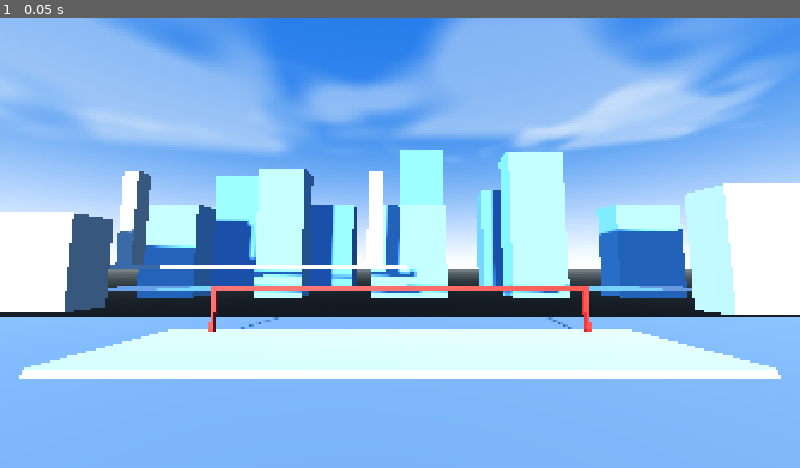
Above: before the commit, frame 1.
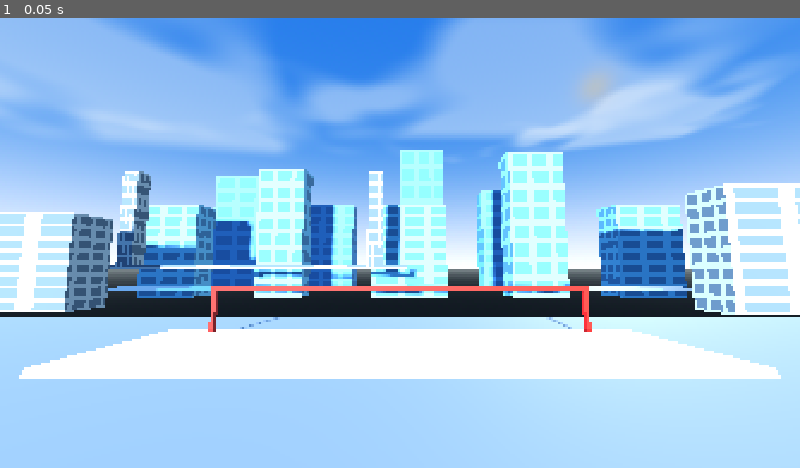
Above: after the commit, the same moment.

Repository: nnamdinwali/shadow-killer
Game: Godot game, scene res://node_3d.tscn
Two runs of this game, one before a commit and one after it. Both use one fixed random seed, a clock stepped at 60 frames per second and the inputs below.
Inputs:
- Up to frame 1 (0.05 s): no input

The runs differ from the first frame. In frame 1, 45% of the frame differs, in the area x 0-100%, y 12-100%.

Commit message:
Improve city buildings and daylight presentation

Diff:
--- a/node_3d.tscn
+++ b/node_3d.tscn
@@ -47,17 +47,26 @@
 size = Vector2(68, 28)
 orientation = 1
 
-[sub_resource type="StandardMaterial3D" id="StandardMaterial_city_far"]
-albedo_color = Color(0.28, 0.48, 0.7, 1)
-roughness = 1.0
-
-[sub_resource type="StandardMaterial3D" id="StandardMaterial_city_mid"]
-albedo_color = Color(0.36, 0.58, 0.78, 1)
-roughness = 0.92
-
-[sub_resource type="StandardMaterial3D" id="StandardMaterial_city_near"]
-albedo_color = Color(0.55, 0.62, 0.68, 1)
-roughness = 0.86
+[sub_resource type="Shader" id="Shader_city_buildings"]
+code = "shader_type spatial;\nrender_mode diffuse_burley, cull_back;\n\nuniform vec4 base_color : source_color;\nuniform vec4 window_color : source_color = vec4(0.08, 0.22, 0.34, 1.0);\nuniform float window_strength : hint_range(0.0, 1.0) = 0.42;\n\nvoid fragment() {\n    vec2 cell = vec2(UV.x * 8.0, UV.y * 16.0);\n    vec2 local = fract(cell);\n    float horizontal_gap = step(0.16, local.x) * step(local.x, 0.88);\n    float vertical_gap = step(0.18, local.y) * step(local.y, 0.84);\n    float windows = horizontal_gap * vertical_gap;\n    vec3 facade = mix(base_color.rgb, window_color.rgb, windows * window_strength);\n    ALBEDO = facade;\n    ROUGHNESS = 0.88;\n    EMISSION = window_color.rgb * windows * 0.035;\n}\n"
+
+[sub_resource type="ShaderMaterial" id="ShaderMaterial_city_far"]
+shader = SubResource("Shader_city_buildings")
+shader_parameter/base_color = Color(0.32, 0.56, 0.78, 1)
+shader_parameter/window_color = Color(0.08, 0.21, 0.34, 1)
+shader_parameter/window_strength = 0.3
+
+[sub_resource type="ShaderMaterial" id="ShaderMaterial_city_mid"]
+shader = SubResource("Shader_city_buildings")
+shader_parameter/base_color = Color(0.42, 0.68, 0.84, 1)
+shader_parameter/window_color = Color(0.06, 0.18, 0.28, 1)
+shader_parameter/window_strength = 0.44
+
+[sub_resource type="ShaderMaterial" id="ShaderMaterial_city_near"]
+shader = SubResource("Shader_city_buildings")
+shader_parameter/base_color = Color(0.62, 0.67, 0.7, 1)
+shader_parameter/window_color = Color(0.05, 0.14, 0.21, 1)
+shader_parameter/window_strength = 0.52
 
 [sub_resource type="StandardMaterial3D" id="StandardMaterial_water"]
 albedo_color = Color(0.16, 0.45, 0.62, 1)
@@ -129,25 +138,25 @@
 [node name="FarTowerA" type="MeshInstance3D" parent="CityBackdrop/FarSkyline"]
 position = Vector3(-22, 8, -34)
 scale = Vector3(8, 16, 3)
-material_override = SubResource("StandardMaterial_city_far")
+material_override = SubResource("ShaderMaterial_city_far")
 mesh = SubResource("BoxMesh_city")
 
 [node name="FarTowerB" type="MeshInstance3D" parent="CityBackdrop/FarSkyline"]
 position = Vector3(-10, 6, -34)
 scale = Vector3(7, 12, 3)
-material_override = SubResource("StandardMaterial_city_far")
+material_override = SubResource("ShaderMaterial_city_far")
 mesh = SubResource("BoxMesh_city")
 
 [node name="FarTowerC" type="MeshInstance3D" parent="CityBackdrop/FarSkyline"]
 position = Vector3(3, 10, -34)
 scale = Vector3(6, 20, 3)
-material_override = SubResource("StandardMaterial_city_far")
+material_override = SubResource("ShaderMaterial_city_far")
 mesh = SubResource("BoxMesh_city")
 
 [node name="FarTowerD" type="MeshInstance3D" parent="CityBackdrop/FarSkyline"]
 position = Vector3(16, 7, -34)
 scale = Vector3(9, 14, 3)
-material_override = SubResource("StandardMaterial_city_far")
+material_override = SubResource("ShaderMaterial_city_far")
 mesh = SubResource("BoxMesh_city")
 
 [node name="MiddleSkyline" type="Node3D" parent="CityBackdrop"]
@@ -155,49 +164,49 @@
 [node name="MidTowerA" type="MeshInstance3D" parent="CityBackdrop/MiddleSkyline"]
 position = Vector3(-25, 5, -25)
 scale = Vector3(6, 10, 3)
-material_override = SubResource("StandardMaterial_city_mid")
+material_override = SubResource("ShaderMaterial_city_mid")
 mesh = SubResource("BoxMesh_city")
 
 [node name="MidTowerB" type="MeshInstance3D" parent="CityBackdrop/MiddleSkyline"]
 position = Vector3(-13, 7, -25)
 scale = Vector3(5, 14, 3)
-material_override = SubResource("StandardMaterial_city_mid")
+material_override = SubResource("ShaderMaterial_city_mid")
 mesh = SubResource("BoxMesh_city")
 
 [node name="MidTowerC" type="MeshInstance3D" parent="CityBackdrop/MiddleSkyline"]
 position = Vector3(1, 5, -25)
 scale = Vector3(8, 10, 3)
-material_override = SubResource("StandardMaterial_city_mid")
+material_override = SubResource("ShaderMaterial_city_mid")
 mesh = SubResource("BoxMesh_city")
 
 [node name="MidTowerD" type="MeshInstance3D" parent="CityBackdrop/MiddleSkyline"]
 position = Vector3(15, 8, -25)
 scale = Vector3(6, 16, 3)
-material_override = SubResource("StandardMaterial_city_mid")
+material_override = SubResource("ShaderMaterial_city_mid")
 mesh = SubResource("BoxMesh_city")
 
 [node name="MidTowerE" type="MeshInstance3D" parent="CityBackdrop/MiddleSkyline"]
 position = Vector3(27, 5, -25)
 scale = Vector3(7, 10, 3)
-material_override = SubResource("StandardMaterial_city_mid")
+material_override = SubResource("ShaderMaterial_city_mid")
 mesh = SubResource("BoxMesh_city")
 
 [node name="BridgeDeck" type="MeshInstance3D" parent="CityBackdrop"]
 position = Vector3(-12, 3.1, -16)
 scale = Vector3(25, 0.45, 1.1)
-material_override = SubResource("StandardMaterial_city_near")
+material_override = SubResource("ShaderMaterial_city_near")
 mesh = SubResource("BoxMesh_city")
 
 [node name="BridgeTowerLeft" type="MeshInstance3D" parent="CityBackdrop"]
 position = Vector3(-22, 7, -16)
 scale = Vector3(1.2, 8, 1.2)
-material_override = SubResource("StandardMaterial_city_near")
+material_override = SubResource("ShaderMaterial_city_near")
 mesh = SubResource("BoxMesh_city")
 
 [node name="BridgeTowerRight" type="MeshInstance3D" parent="CityBackdrop"]
 position = Vector3(-2, 7, -16)
 scale = Vector3(1.2, 8, 1.2)
-material_override = SubResource("StandardMaterial_city_near")
+material_override = SubResource("ShaderMaterial_city_near")
 mesh = SubResource("BoxMesh_city")
 
 [node name="NearBuildings" type="Node3D" parent="CityBackdrop"]
@@ -205,13 +214,13 @@
 [node name="NearBlockLeft" type="MeshInstance3D" parent="CityBackdrop/NearBuildings"]
 position = Vector3(-25, 3.4, -11)
 scale = Vector3(10, 6, 2.5)
-material_override = SubResource("StandardMaterial_city_near")
+material_override = SubResource("ShaderMaterial_city_near")
 mesh = SubResource("BoxMesh_city")
 
 [node name="NearBlockRight" type="MeshInstance3D" parent="CityBackdrop/NearBuildings"]
 position = Vector3(25, 4.2, -11)
 scale = Vector3(10, 8, 2.5)
-material_override = SubResource("StandardMaterial_city_near")
+material_override = SubResource("ShaderMaterial_city_near")
 mesh = SubResource("BoxMesh_city")
 
 [node name="RooftopPlatform" type="MeshInstance3D" parent="."]
@@ -243,6 +252,12 @@
 scale = Vector3(16, 0.18, 0.18)
 material_override = SubResource("StandardMaterial_rail")
 mesh = SubResource("BoxMesh_rail")
+
+[node name="FillLight" type="DirectionalLight3D" parent="."]
+rotation_degrees = Vector3(-28, 145, 0)
+light_color = Color(0.72, 0.86, 1, 1)
+light_energy = 0.45
+shadow_enabled = false
 
 [node name="Sun" type="DirectionalLight3D" parent="."]
 transform = Transform3D(0.9848078, 0.030153694, -0.17101008, -0.015134437, 0.99596477, 0.08845973, 0.17298742, -0.084527686, 0.9812902, 0, 1, 6)
